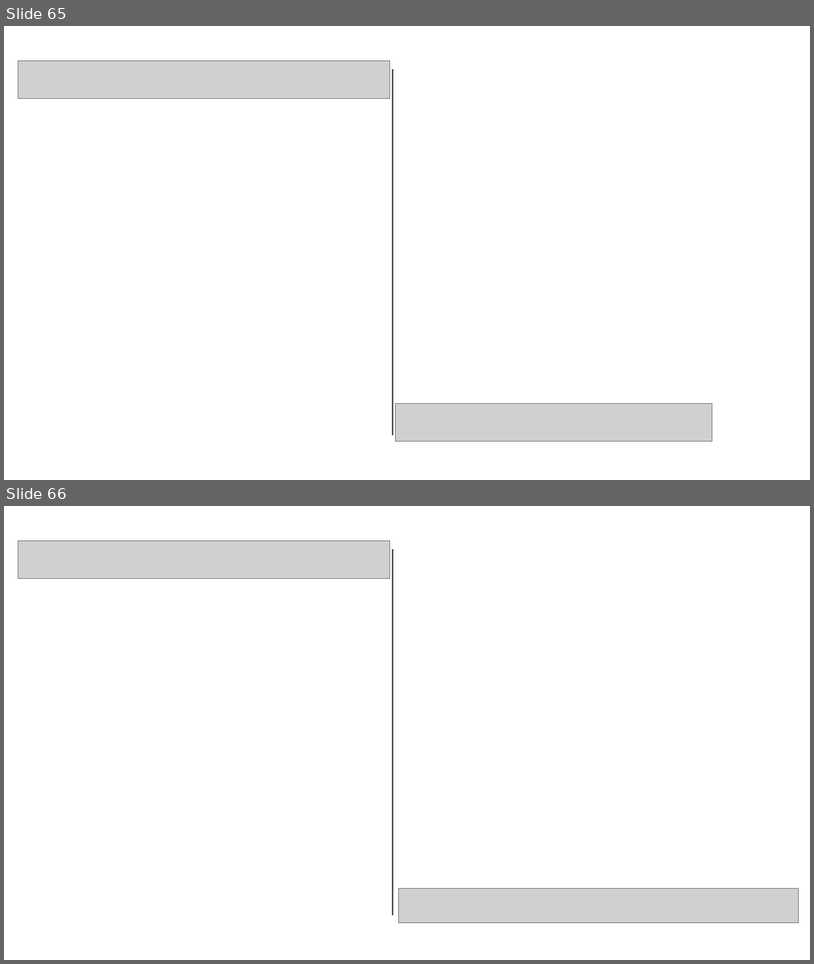
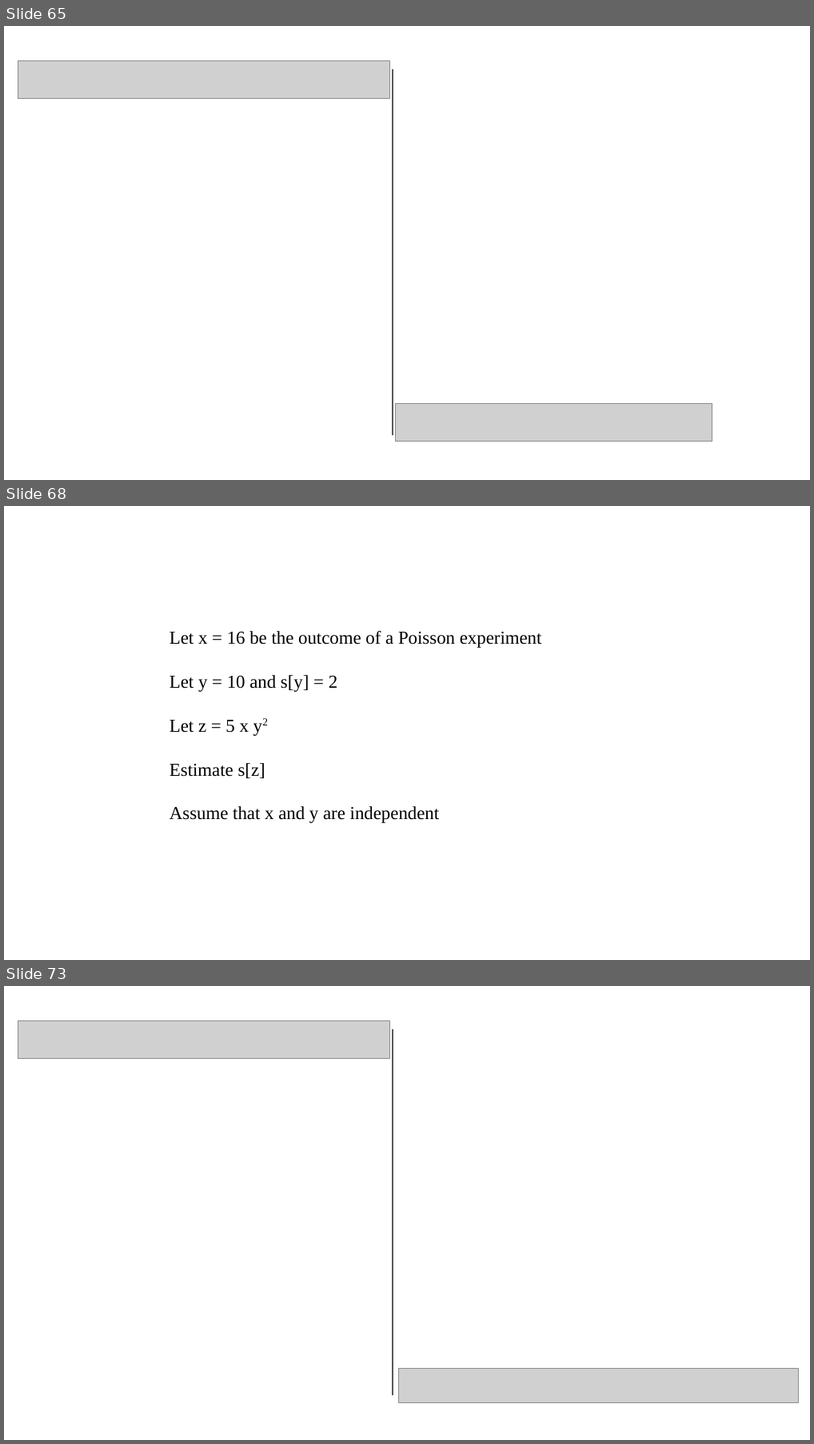
Before and after one commit to pvermees/geostats, a slide deck: slides/quizzes.odp. Shown one above the other, each under a label of ours: slides 65 and 66 before the commit, slides 65, 68 and 73 after it; the slides between them are not shown. The pictures are 814x964 and 814x1444 pixels, drawn with LibreOffice and Linux fonts; fonts in the diff are those of the drawing; grey boxes stand for pictures. Boxes give left, top, right and bottom in pixels: in the first picture for what was removed or moved away, otherwise in the second. Text is boxed around its words. In the diff, an @@ line names an element or a change of style, - is before the commit and + after.

```diff
--- a/slides/quizzes.odp
+++ b/slides/quizzes.odp
@@ slide 68 added at [4, 506, 810, 960], background #FFFFFF @@
@@ text added at [170, 631, 542, 823], 18 pt, text #000000 @@
+Let x = 16 be the outcome of a Poisson experiment
+Let y = 10 and s[y] = 2
+Let z = 5 x y2
+Estimate s[z]
+Assume that x and y are independent
@@ what was slide 66 is now slide 73 @@
```
Also in this commit, not shown: 6 other slides added, 4 other files.
